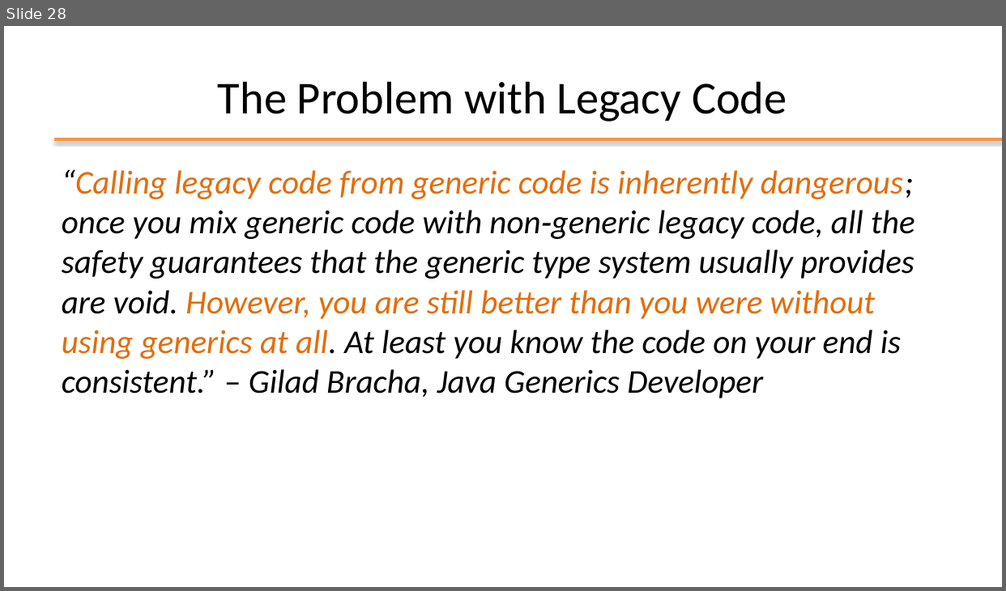
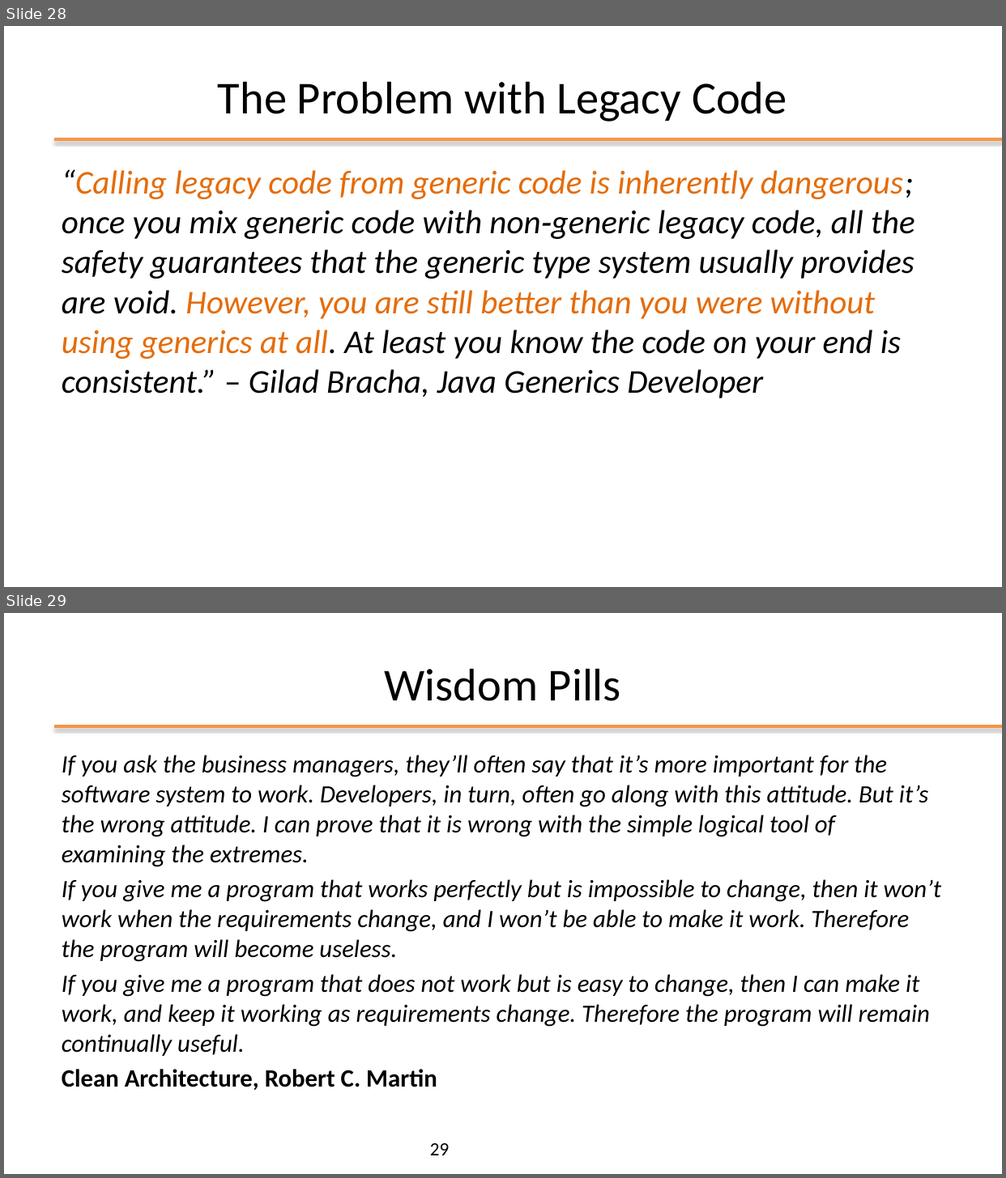
Before and after one commit to plctechnician/ooprogramming, a slide deck: java/slides/ppt/05 - Java Generic Data Structures.pptx. Shown one above the other, each under a label of ours: slide 28 before the commit, slides 28 and 29 after it. The pictures are 1006x591 and 1006x1178 pixels, drawn with LibreOffice and Linux fonts; fonts in the diff are those of the drawing; background and template pictures are left out. Boxes give left, top, right and bottom in pixels: in the first picture for what was removed or moved away, otherwise in the second. Text is boxed around its words. In the diff, an @@ line names an element or a change of style, - is before the commit and + after.

```diff
--- a/java/slides/ppt/05 - Java Generic Data Structures.pptx
+++ b/java/slides/ppt/05 - Java Generic Data Structures.pptx
@@ slide 29 added at (x1=4, y1=613, x2=1002, y2=1174), background #FFFFFF; not listed: 1 template element that a slide beside it also shows @@
@@ title added at (x1=384, y1=668, x2=621, y2=701), 44 pt, text #000000 @@
+Wisdom Pills
@@ text added at (x1=62, y1=755, x2=942, y2=1090), 24 pt, text #000000, italic @@
+If you ask the business managers, they’ll often say that it’s more important for the software system to work. Developers, in turn, often go along with this attitude. But it’s the wrong attitude. I can prove that it is wrong with the simple logical tool of examining the extremes.
+If you give me a program that works perfectly but is impossible to change, then it won’t work when the requirements change, and I won’t be able to make it work. Therefore the program will become useless.
+If you give me a program that does not work but is easy to change, then I can make it work, and keep it working as requirements change. Therefore the program will remain continually useful.
+Clean Architecture, Robert C. Martin
@@ page number added at (x1=430, y1=1144, x2=449, y2=1156), 18 pt, text #000000 @@
+29
```
Also in this commit, not shown: 4 other files.
